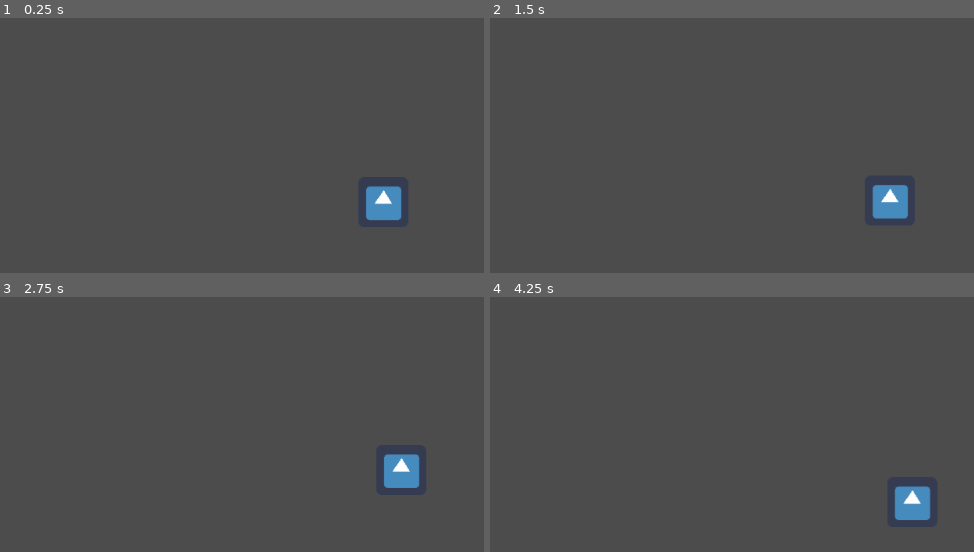
Above: before the commit, frames 1-4 (two rows, left to right).
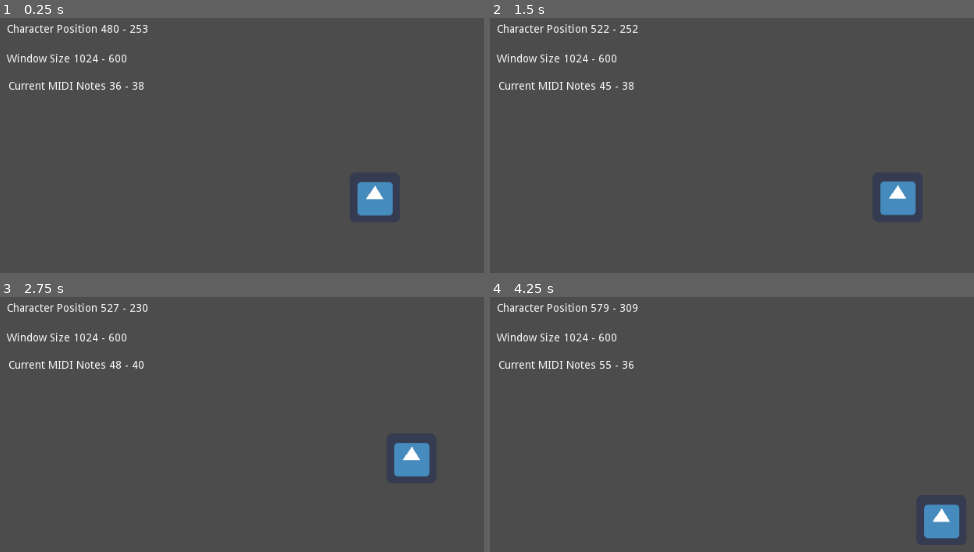
Above: after the commit, the same moments.

Repository: DomDumont/MusicExperiment
Game: Godot game, scene res://MainNode.tscn
Same seed, same stepped clock (60 frames per second), same inputs: the game is played once before the commit and once after it. The engine's default icon, where the game draws it, is replaced by a stand-in: a white triangle on a blue panel in a dark square.
Inputs (mouse positions are in pixels of both pictures, inside the frame that each line leads up to):
- Up to frame 1 (0.25 s): no input
- Up to frame 2 (1.5 s): move the mouse to (outside the picture) at 0.52 s; press the mouse at (outside the picture) at 0.53 s; move the mouse to (727, 257) at 1.27 s; release the mouse at (727, 257) at 1.28 s; click (727, 257) at 1.35 s
- Up to frame 3 (2.75 s): move the mouse to (479, 409) at 2.02 s; press the mouse at (479, 409) at 2.03 s
- Up to frame 4 (4.25 s): move the mouse to (outside the picture) at 2.77 s; release the mouse at (outside the picture) at 2.78 s; click (outside the picture) at 2.85 s; move the mouse to (outside the picture) at 3.52 s; press the mouse at (outside the picture) at 3.53 s

The runs differ from the first frame. In frame 1, 2.2% of the frame differs, in the area x 1-84%, y 2-80%; in frame 2, 2.1%; in frame 3, 2.5%; in frame 4, 3.1%, in the area x 1-98%, y 2-95%.

Commit message:
start scales and stuff

Diff:
--- a/Character.gd
+++ b/Character.gd
@@ -1,6 +1,6 @@
 extends KinematicBody2D
 
-export (int) var speed = 50
+export (int) var speed = 100
 
 var target = Vector2()
 var velocity = Vector2()
--- a/MainNode.gd
+++ b/MainNode.gd
@@ -5,17 +5,73 @@
 # var a = 2
 # var b = "text"
 
+var scale_penta = [0, 2, 4, 7, 9];
+var full_scale_penta = [];
+var old_position = Vector2(0,0)
+var current_position_in_scale = Vector2(0,0)
+var current_midi_note = Vector2(0,0)
+
 
 # Called when the node enters the scene tree for the first time.
 func _ready():
-	$AudioStreamPlayer/Multisampler.play_note("C")
+	BuildPentaScale()
+	#$AudioStreamPlayer/Multisampler.play_note("C")
 
 
 
 # Called every frame. 'delta' is the elapsed time since the previous frame.
-#func _process(delta):
-#	pass
+func _process(delta):
+	HandleMouseMove()
 
 
 func _on_Timer_timeout():
-	$AudioStreamPlayer/Multisampler.play_note("D")
+	# $AudioStreamPlayer/Multisampler.play_note("D")
+	pass
+
+func FilterCurrentNote(note,scale):
+	var noteInOctave = note % 12;
+	return scale.has(noteInOctave);
+
+func BuildPentaScale():
+	for i in range(36,120):
+		if FilterCurrentNote(i,scale_penta):
+			print(i)
+			full_scale_penta.append(i)
+	pass
+
+func HandleMouseMove():
+	var stepY = floor(get_viewport().get_visible_rect().size.x / full_scale_penta.size())
+	var stepX = floor(get_viewport().get_visible_rect().size.y / full_scale_penta.size())
+	var  oldCase = Vector2(floor(old_position.x / stepX),floor(old_position.y / stepY))
+	var  newCase = Vector2(floor($Character.get_position().x / stepX),floor($Character.get_position().y / stepY))
+
+	if newCase.y < oldCase.y and current_position_in_scale.y < full_scale_penta.size() - 1:
+		current_position_in_scale.y += 1
+	if newCase.y > oldCase.y and current_position_in_scale.y > 0:
+		current_position_in_scale.y -=1
+	if newCase.x > oldCase.x and current_position_in_scale.x < full_scale_penta.size() - 1:
+		current_position_in_scale.x +=1
+	if newCase.x < oldCase.x and current_position_in_scale.x > 0:
+		current_position_in_scale.x -=1
+
+
+	current_midi_note.x = full_scale_penta[current_position_in_scale.x];
+	current_midi_note.y = full_scale_penta[current_position_in_scale.y];
+
+	old_position.x = $Character.get_position().x
+	old_position.y = $Character.get_position().y
+
+	$LabelWindowSize.text = "Window Size "
+	$LabelWindowSize.text += str(get_viewport().get_visible_rect().size.x)
+	$LabelWindowSize.text += " - "
+	$LabelWindowSize.text += str(get_viewport().get_visible_rect().size.y)
+
+	$LabelPosition.text = "Character Position "
+	$LabelPosition.text += str(floor($Character.get_position().x))
+	$LabelPosition.text += " - "
+	$LabelPosition.text += str(floor($Character.get_position().y))
+
+	$LabelMIDINote.text = "Current MIDI Notes "
+	$LabelMIDINote.text += str(current_midi_note.x)
+	$LabelMIDINote.text += " - "
+	$LabelMIDINote.text += str(current_midi_note.y)
--- a/MainNode.tscn
+++ b/MainNode.tscn
@@ -232,4 +232,37 @@
 [node name="Character" parent="." instance=ExtResource( 20 )]
 position = Vector2( 503, 265 )
 
+[node name="LabelPosition" type="Label" parent="."]
+margin_left = 10.0
+margin_top = 31.0
+margin_right = 59.0
+margin_bottom = 62.0
+text = "COUCOU
+"
+__meta__ = {
+"_edit_use_anchors_": false
+}
+
+[node name="LabelWindowSize" type="Label" parent="."]
+margin_left = 10.0
+margin_top = 69.0
+margin_right = 58.0
+margin_bottom = 100.0
+text = "COUCOU
+"
+__meta__ = {
+"_edit_use_anchors_": false
+}
+
+[node name="LabelMIDINote" type="Label" parent="."]
+margin_left = 12.0
+margin_top = 104.0
+margin_right = 70.0
+margin_bottom = 135.0
+text = "COUCOU
+"
+__meta__ = {
+"_edit_use_anchors_": false
+}
+
 [connection signal="timeout" from="Timer" to="." method="_on_Timer_timeout"]
Not shown, changed: .gitignore
